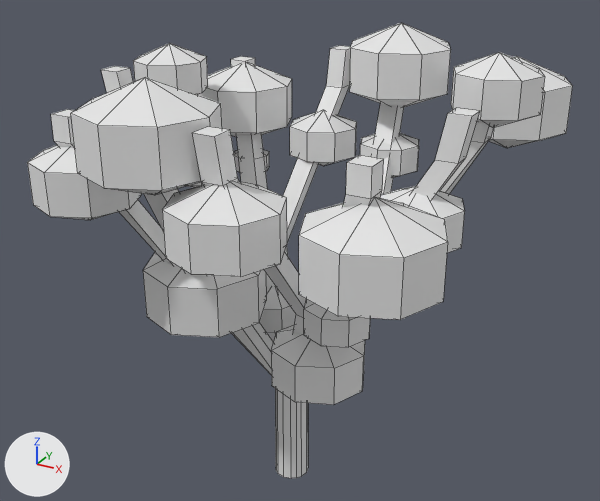
An edit to the FBX model Terracota/Assets/Modelos/Árboles/Ciruelo/Ciruelo.fbx, drawn before and after from the same camera.
Before and after are seen from a 50 mm camera at (9.44, -16.7, 15.13) aimed at (0.06, 0.36, 6.6). Every picture has the same lights, and +X, +Y and +Z are marked at lower left. Mesh edges are drawn as thin lines. Vertices at the same position are counted once.

Names of what the first picture shows: 'Hojas', 'Tronco'.
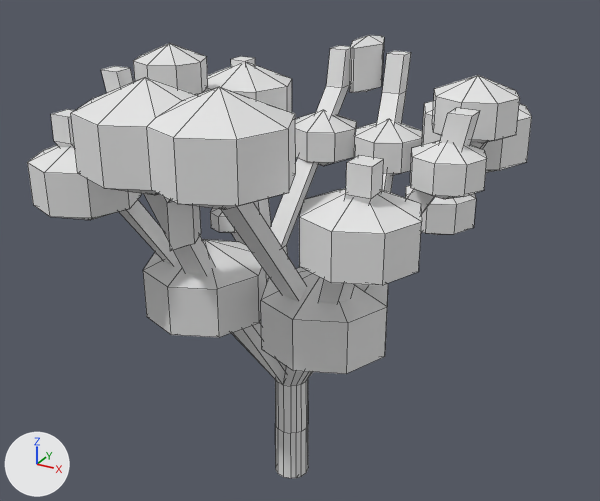
Pixel boxes [x1, y1, x2, y2] of what changed, in the pictures (600 x 501 px; the box of a moved part takes in the faces that stretch with it):
'Hojas', reshaped (7% narrower, 11% shorter)
    before: [27, 23, 572, 405]
    after: [27, 35, 532, 374]
'Tronco', reshaped
    before: [51, 45, 494, 478]
    after: [51, 45, 487, 478]
part 1 of me_hojas, added
    after: [410, 140, 487, 199]
part 2 of me_hojas, added
    after: [299, 188, 422, 285]
part 3 of me_hojas, added
    after: [422, 101, 532, 173]
part 4 of me_hojas, moved or reshaped
    before: [380, 186, 465, 253]
    after: [354, 120, 422, 175]
part 5 of me_hojas, added
    after: [261, 267, 388, 374]
part 6 of me_hojas, added
    after: [405, 185, 476, 235]
part 7 of me_hojas, added
    after: [432, 75, 520, 144]
part 8 of me_hojas, deleted
    before: [489, 56, 572, 148]
part 9 of me_hojas, deleted
    before: [271, 325, 365, 405]
part 10 of me_hojas, deleted
    before: [451, 52, 545, 128]
part 11 of me_hojas, deleted
    before: [299, 197, 448, 320]
part 12 of me_hojas, deleted
    before: [304, 299, 370, 347]
part 13 of me_hojas, moved or reshaped
    before: [349, 23, 451, 177]
    after: [349, 35, 384, 93]
part 14 of me_hojas, moved or reshaped
    before: [97, 77, 287, 277]
    after: [97, 77, 296, 251]
part 15 of me_tronco, built on
    both: [266, 273, 308, 478]

The change, as a diff of the scene's bpy script:
```diff
--- a/Terracota/Assets/Modelos/Árboles/Ciruelo/Ciruelo.fbx.py
+++ b/Terracota/Assets/Modelos/Árboles/Ciruelo/Ciruelo.fbx.py
@@ me_tronco @@
 # used by ob_tronco; location = (0.0, 0.0, 0.0)
-me_tronco.from_pydata(...)  # 171 vertices, 160 faces; spans x -4.7..4.7, y -4.7..4.7, z 0.0..11.0
+me_tronco.from_pydata(...)  # 190 vertices, 188 faces; spans x -4.7..4.7, y -4.7..4.7, z 0.0..11.0
+# me_tronco part 15
+# 2 vertices are removed from x 0.0, y 0.0, z 3.3
+# 20 faces are deleted
+# 21 vertices are added at x -0.45..0.45, y -0.45..0.45, z 0.0..1.5
+# 48 new faces join them
 me_tronco.materials.append(mat_tronco)
@@ me_hojas @@
 # used by ob_hojas; location = (0.0, 0.0, 0.0)
-me_hojas.from_pydata(...)  # 378 vertices, 504 faces; spans x -5.09..5.56, y -5.58..5.85, z 3.59..11.92
+me_hojas.from_pydata(...)  # 436 vertices, 572 faces; spans x -5.09..5.09, y -5.58..5.29, z 3.78..11.76
+# me_hojas part 1: a new loose piece, a UV sphere (8 segments, 3 rings, poles along z) spanning x 3.43..5.03, y -1.73..-0.14, z 9.15..10.47, in mat_hojas (white #e7e7e7)
+# me_hojas part 2: a new loose piece, a UV sphere (8 segments, 3 rings, poles along z) spanning x 2.2..4.62, y -4.56..-2.15, z 8.06..10.06, in mat_hojas (white #e7e7e7)
+# me_hojas part 3: a new loose piece, a UV sphere (8 segments, 3 rings, poles along z) spanning x 2.03..4.81, y 2.02..4.81, z 8.26..10.56, in mat_hojas (white #e7e7e7)
+# me_hojas part 4: the loose piece of 18 vertices spanning x 2.67..4.65, y -1.89..0.09, z 7.71..9.35 is moved by (-2.67, 4.54, 0.05)
+# me_hojas part 5: a new loose piece, a UV sphere (8 segments, 3 rings, poles along z) spanning x 0.14..3.21, y -2.89..0.19, z 4.64..7.19, in mat_hojas (white #e7e7e7)
+# me_hojas part 6: a new loose piece, a UV sphere (8 segments, 3 rings, poles along z) spanning x 2.62..4.34, y 0.06..1.78, z 7.51..8.94, in mat_hojas (white #e7e7e7)
+# me_hojas part 7: a new loose piece, a UV sphere (8 segments, 3 rings, poles along z) spanning x 3.17..5.09, y -0.02..1.9, z 9.79..11.38, in mat_hojas (white #e7e7e7)
+# me_hojas part 8: the loose piece of 18 vertices spanning x 2.6..5.49, y 2.96..5.85, z 8.82..11.21 is deleted
+# me_hojas part 9: the loose piece of 18 vertices spanning x 0.26..2.62, y -2.39..-0.03, z 3.59..5.55 is deleted
+# me_hojas part 10: the loose piece of 18 vertices spanning x 3.59..5.56, y -0.09..1.88, z 10.28..11.92 is deleted
+# me_hojas part 11: the loose piece of 18 vertices spanning x 2.29..5.18, y -4.92..-2.04, z 7.53..9.92 is deleted
+# me_hojas part 12: the loose piece of 18 vertices spanning x 1.58..3.13, y -2.88..-1.33, z 5.78..7.07 is deleted
+# me_hojas part 13: 4 vertices moved from x 0.14..0.99, y 3.76, z 7.67..9.08 to x 2.44, y 0.94..1.47, z 6.38..7.27; 42 vertices removed from x 0.35..3.38, y -0.39..5.69, z 4.77..11.82; 38 vertices added at x 0.0..2.98, y 0.4..5.29, z 5.44..11.43
+# me_hojas part 14: 22 vertices removed from x 0.14..2.2, y -5.49..-3.07, z 8.06..11.16; 30 vertices added at x 0.0..2.3, y -5.58..-2.69, z 8.47..11.76
 me_hojas.materials.append(mat_hojas)
```
